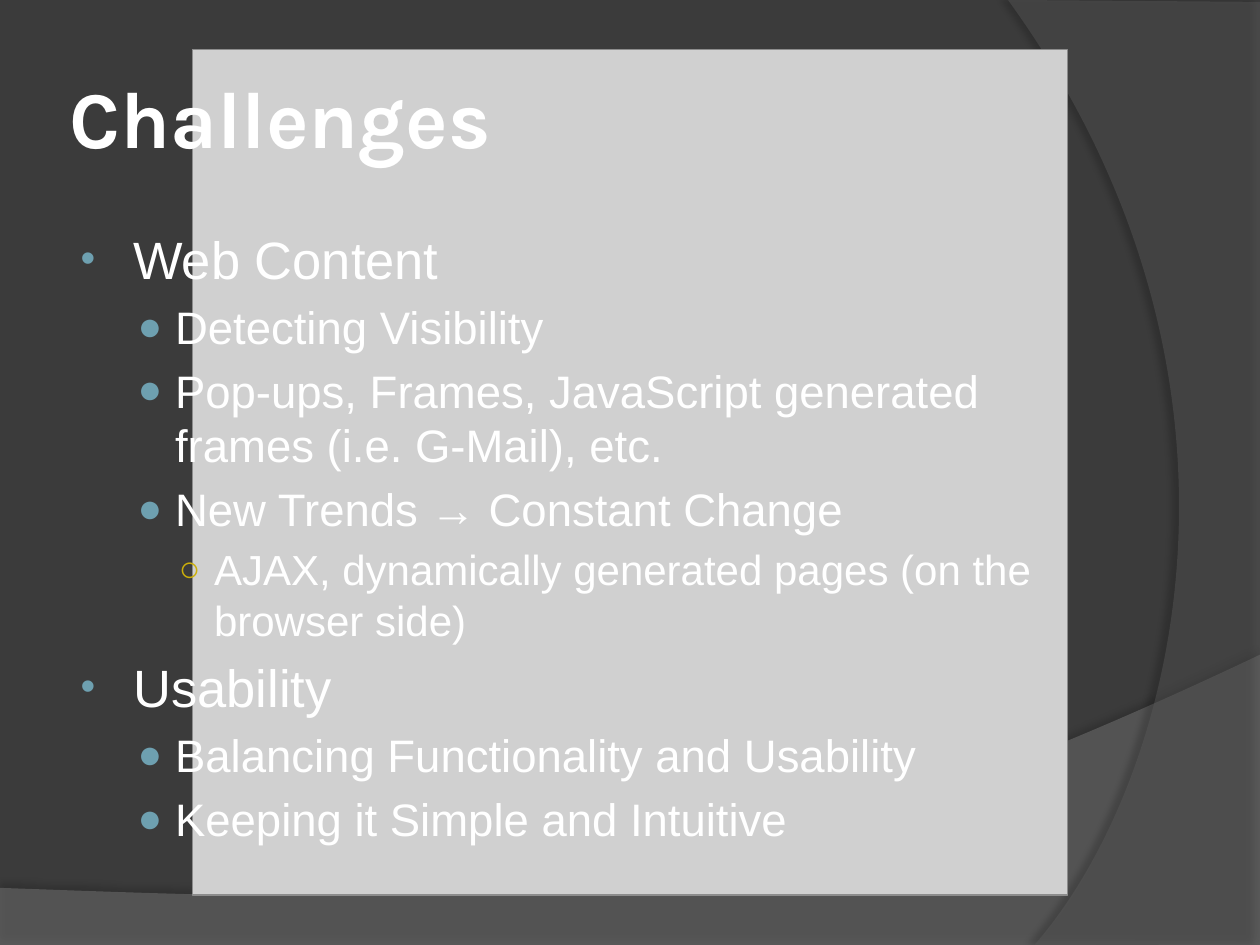
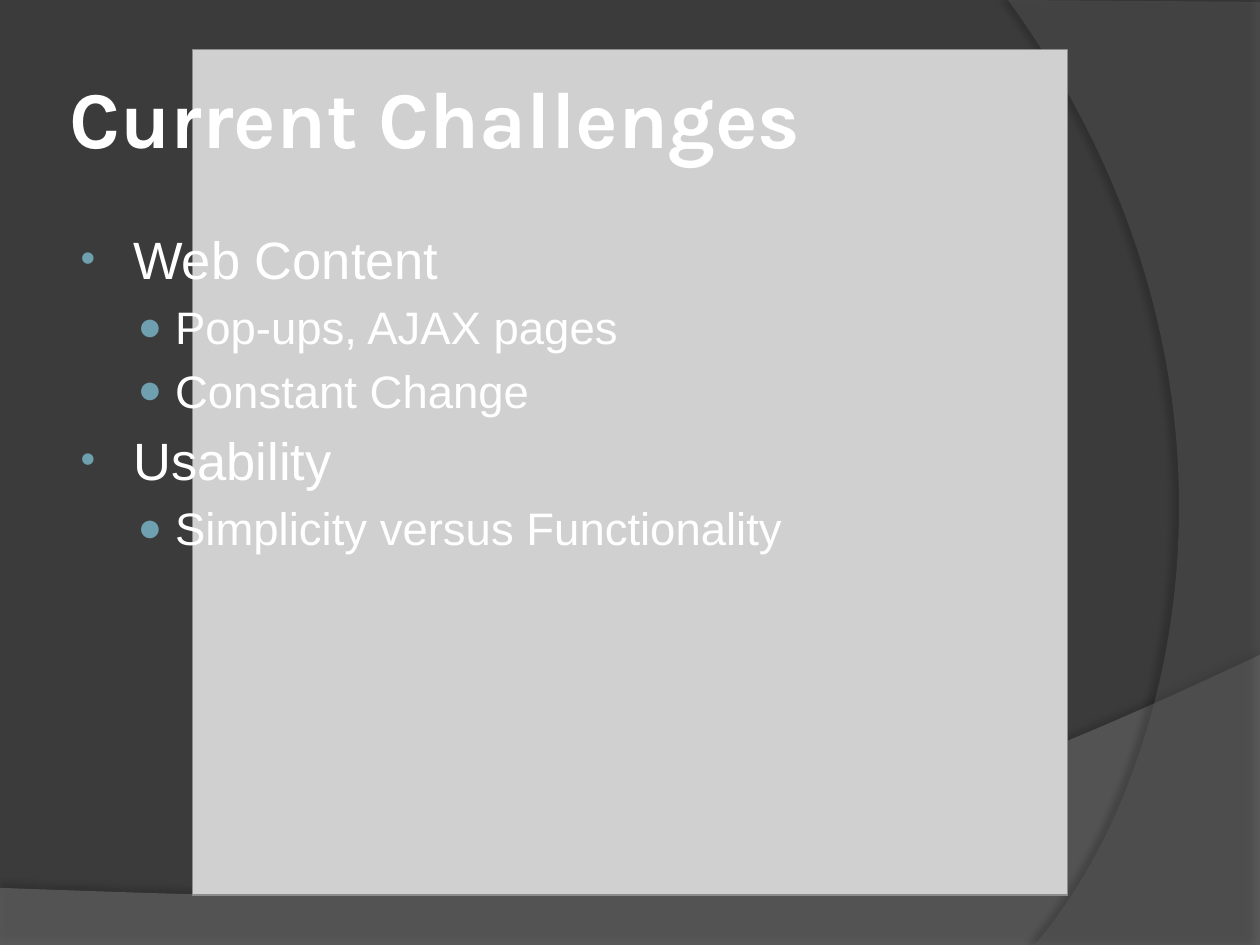
Before and after one commit to jahhulbert-ccri/hawking-toolbar, a slide deck: slide 9 of hawking-toolbar/docs/HawkingFinalPresentation.pptx. Drawn at 1260x945 pixels with LibreOffice and Linux fonts; fonts in the diff are those of the drawing; grey boxes stand for pictures. Boxes give left, top, right and bottom in pixels: in the first picture for what was removed or moved away, otherwise in the second. Text is boxed around its words. In the diff, an @@ line names an element or a change of style, - is before the commit and + after.

```diff
--- a/hawking-toolbar/docs/HawkingFinalPresentation.pptx
+++ b/hawking-toolbar/docs/HawkingFinalPresentation.pptx
@@ title at (69,76,801,168): text changed @@
-Challenges
+Current Challenges
@@ text at (175,308,618,417): text changed @@
-  ● Detecting Visibility
-  ● Pop-ups, Frames, JavaScript generated frames (i.e. G-Mail), etc.
-  ● New Trends → Constant Change
-    ○ AJAX, dynamically generated pages (on the browser side)
+  ● Pop-ups, AJAX pages
+  ● Constant Change
@@ text at (175,509,781,554): text changed @@
-  ● Balancing Functionality and Usability
-  ● Keeping it Simple and Intuitive
+  ● Simplicity versus Functionality
```
Also in this commit, not shown: 2 other slides changed, 1 slide added.
